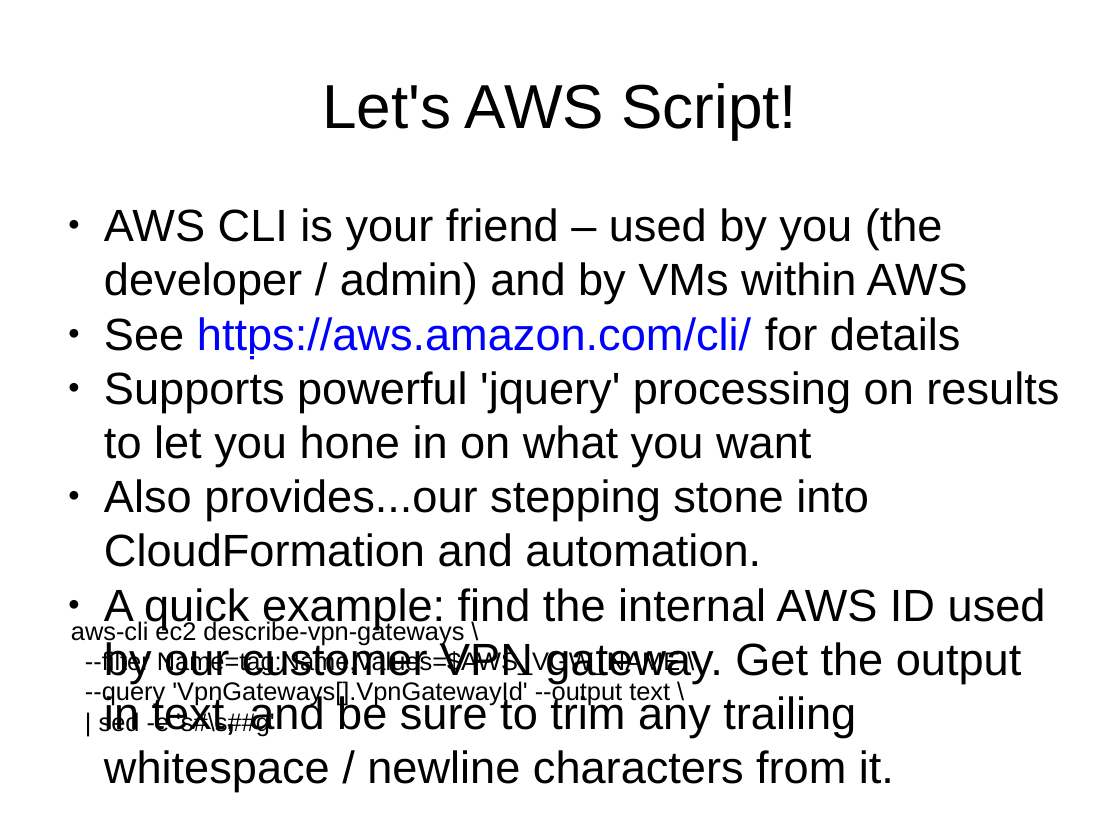
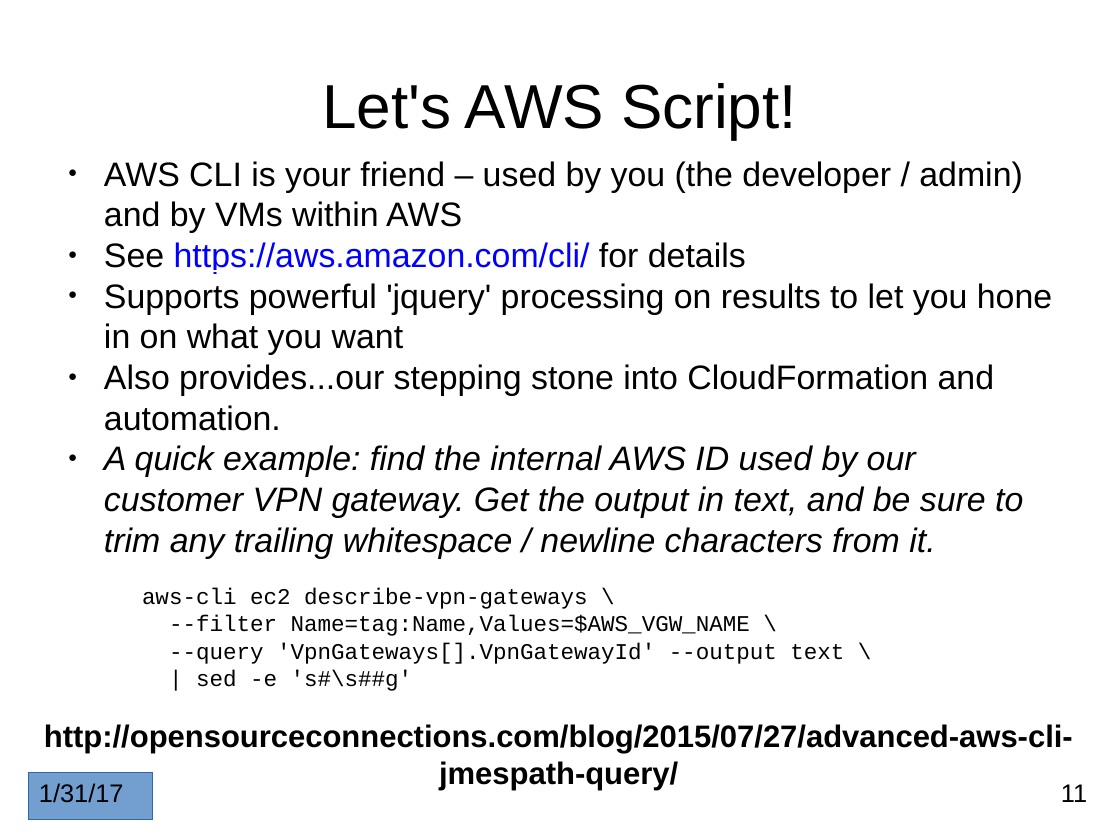
Before and after one commit to andybrucenet/aws-env-sysadmin, a slide deck: slide 11 of aws-env-sysadmin.pptx. Drawn at 1120x840 pixels with LibreOffice and Linux fonts; fonts in the diff are those of the drawing. Boxes give left, top, right and bottom in pixels: in the first picture for what was removed or moved away, otherwise in the second. Text is boxed around its words. In the diff, an @@ line names an element or a change of style, - is before the commit and + after.

```diff
--- a/aws-env-sysadmin.pptx
+++ b/aws-env-sysadmin.pptx
@@ text "AWS CLI is your friend ...": place and size @@
-text "AWS CLI is your friend ..." at bbox=[104, 208, 1059, 792]
+text "AWS CLI is your friend ..." at bbox=[104, 161, 1052, 558]
@@ text "AWS CLI is your friend ..." at bbox=[104, 161, 1052, 558]: size 32 to 24 pt; italic on in "A quick example: find the internal AWS ..." @@
@@ text "aws-cli ec2 describe-vpn-gateways \": place and size @@
-text "aws-cli ec2 describe-vpn-gateways \" at bbox=[71, 619, 680, 736]
+text "aws-cli ec2 describe-vpn-gateways \" at bbox=[142, 588, 844, 691]
@@ text "aws-cli ec2 describe-vpn-gateways \" at bbox=[142, 588, 844, 691]: size 18 to 16 pt, font Arial to Courier New @@
@@ text added at bbox=[44, 724, 1073, 790], 22 pt, text #000000, bold @@
+http://opensourceconnections.com/blog/2015/07/27/advanced-aws-cli-jmespath-query/
@@ rectangle added at bbox=[28, 772, 152, 820], fill #729FCF, outline #3465A4 0.75 pt, 18 pt, text #000000 @@
+1/31/17
@@ page number added at bbox=[1061, 784, 1087, 802], 18 pt, text #000000 @@
+11
```
Also in this commit, not shown: 15 other slides changed, 3 slides added.
